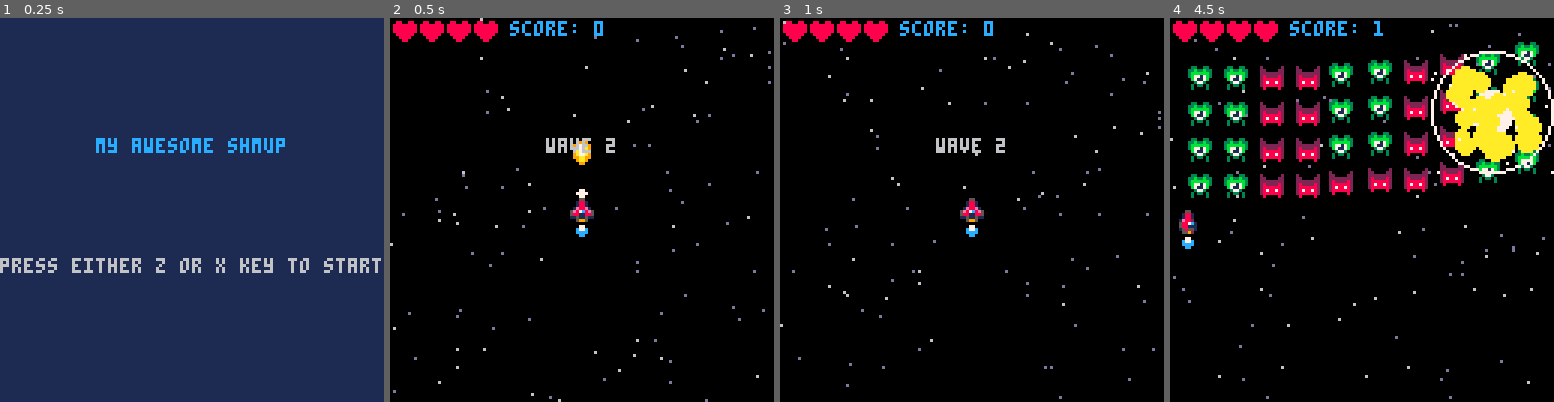
Above: before the commit, frames 1-4 (left to right).
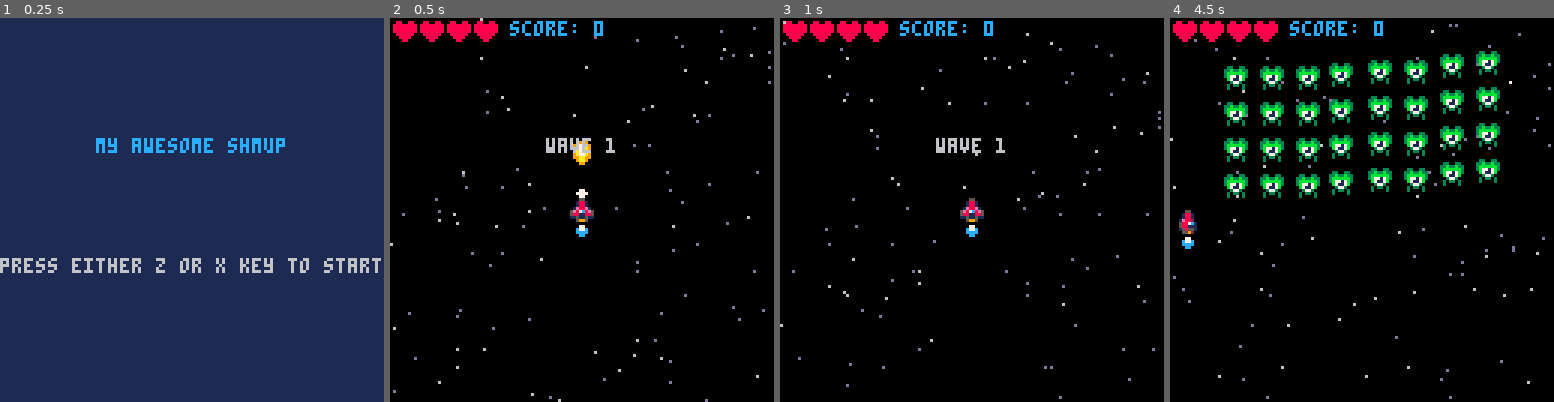
Above: after the commit, the same moments.

Repository: CRBroughton/pico-8-hero
Game: PICO-8 cartridge src/pico-8-hero.p8
Two runs of this game, one before a commit and one after it. Both use one fixed random seed, a clock stepped at 60 frames per second and the inputs below.
Inputs:
- Up to frame 1 (0.25 s): no input
- Up to frame 2 (0.5 s): tap X (X key) at 0.33 s
- Up to frame 3 (1 s): tap O (Z key) at 0.7 s
- Up to frame 4 (4.5 s): tap X (X key) at 1.07, 1.85, 2.97, 4.08 s; hold Right 1.6-2.1 s; tap O (Z key) every 0.4 s from 1.7 to 4.1 s; hold Up 2.15-2.42 s; hold Right 2.47-3.03 s; hold Left 3.08-3.58 s; hold Down 3.63-3.97 s; hold Right from 4.02 s (still down)

Frame 1 is identical in both runs. In frame 2, less than 0.1% of the frame differs, in the area x 56-59%, y 31-35%; in frame 3, less than 0.1%; in frame 4, 12%, in the area x 4-100%, y 0-47%.

Commit message:
feat(scenes): :recycle: adjust level layout

Diff:
--- a/src/enemies.lua
+++ b/src/enemies.lua
@@ -19,6 +19,15 @@
             { 1, 1, 2, 2, 2, 2, 2, 2, 1, 1 },
         })
     elseif wave == 3 then
+        -- wall of red
+        attackfreq = 60
+        placeenemies({
+            { 1, 1, 2, 2, 1, 1, 2, 2, 1, 1 },
+            { 1, 1, 2, 2, 2, 2, 2, 2, 1, 1 },
+            { 2, 2, 2, 2, 2, 2, 2, 2, 2, 2 },
+            { 2, 2, 2, 2, 2, 2, 2, 2, 2, 2 },
+        })
+    elseif wave == 4 then
         -- spin tutorial
         attackfreq = 60
         placeenemies({
@@ -27,7 +36,16 @@
             { 3, 3, 0, 1, 1, 1, 1, 0, 3, 3 },
             { 3, 3, 0, 1, 1, 1, 1, 0, 3, 3 },
         })
-    elseif wave == 4 then
+    elseif wave == 5 then
+        -- chess
+        attackfreq = 60
+        placeenemies({
+            { 3, 1, 3, 1, 2, 2, 1, 3, 1, 3 },
+            { 1, 3, 1, 2, 1, 1, 3, 1, 3, 1 },
+            { 3, 1, 3, 1, 2, 2, 1, 3, 1, 3 },
+            { 1, 3, 1, 2, 1, 1, 2, 1, 3, 1 }
+        })
+    elseif wave == 6 then
         -- yellow
         attackfreq = 60
         placeenemies({
@@ -36,7 +54,7 @@
             { 1, 1, 0, 1, 1, 1, 1, 0, 1, 1 },
             { 1, 1, 0, 1, 1, 1, 1, 0, 1, 1 },
         })
-    elseif wave == 5 then
+    elseif wave == 7 then
         -- double yellow
         attackfreq = 60
         placeenemies({
@@ -46,7 +64,7 @@
             { 1, 1, 0, 1, 1, 1, 1, 0, 1, 1 }
 
         })
-    elseif wave == 6 then
+    elseif wave == 8 then
         -- hell
         attackfreq = 60
         placeenemies({
@@ -55,24 +73,6 @@
             { 3, 3, 2, 2, 2, 2, 2, 2, 3, 3 },
             { 3, 3, 2, 2, 2, 2, 2, 2, 3, 3 }
 
-        })
-    elseif wave == 7 then
-        -- chess
-        attackfreq = 60
-        placeenemies({
-            { 3, 1, 3, 1, 2, 2, 1, 3, 1, 3 },
-            { 1, 3, 1, 2, 1, 1, 3, 1, 3, 1 },
-            { 3, 1, 3, 1, 2, 2, 1, 3, 1, 3 },
-            { 1, 3, 1, 2, 1, 1, 2, 1, 3, 1 }
-        })
-    elseif wave == 8 then
-        -- wall of red
-        attackfreq = 60
-        placeenemies({
-            { 1, 1, 2, 2, 1, 1, 2, 2, 1, 1 },
-            { 1, 1, 2, 2, 2, 2, 2, 2, 1, 1 },
-            { 2, 2, 2, 2, 2, 2, 2, 2, 2, 2 },
-            { 2, 2, 2, 2, 2, 2, 2, 2, 2, 2 },
         })
     elseif wave == 9 then
         -- boss
@@ -100,7 +100,7 @@
 function nextwave()
     wave += 1
 
-    if wave > 4 then
+    if wave > lastwave then
         mode = "win"
         lockout = gametime + 30
         music(4)
@@ -133,22 +133,22 @@
     if enemytype == nil or enemytype == 1 then
         -- green enemy
         enemy.sprite = 21
-        enemy.hp = 1
+        enemy.hp = 3
         enemy.animation = {21, 22, 23, 24}
     elseif enemytype == 2 then
         -- red enemy
         enemy.sprite = 148
-        enemy.hp = 1
+        enemy.hp = 2
         enemy.animation = {148, 149}
     elseif enemytype == 3 then
         -- spinning enemy
         enemy.sprite = 184
-        enemy.hp = 1
+        enemy.hp = 4
         enemy.animation = {184, 185, 186, 187}
     elseif enemytype == 4 then
-        -- boss
+        -- yellow
         enemy.sprite = 208
-        enemy.hp = 1
+        enemy.hp = 20
         enemy.animation = {208, 210}
         enemy.width = 2
         enemy.height = 2
--- a/src/main.lua
+++ b/src/main.lua
@@ -48,7 +48,8 @@
 function startgame()
     gametime = 0
     lockout = 0
-    wave = 1
+    wave = 0
+    lastwave = 9
     nextwave()
     ship = makesprite()
     ship.lives = 4
